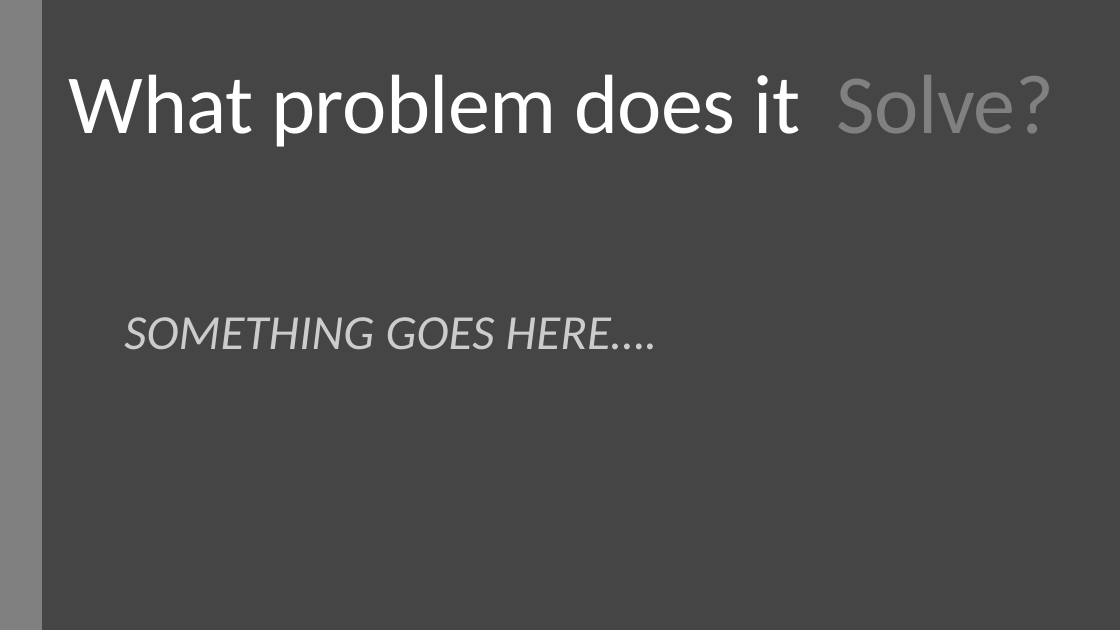
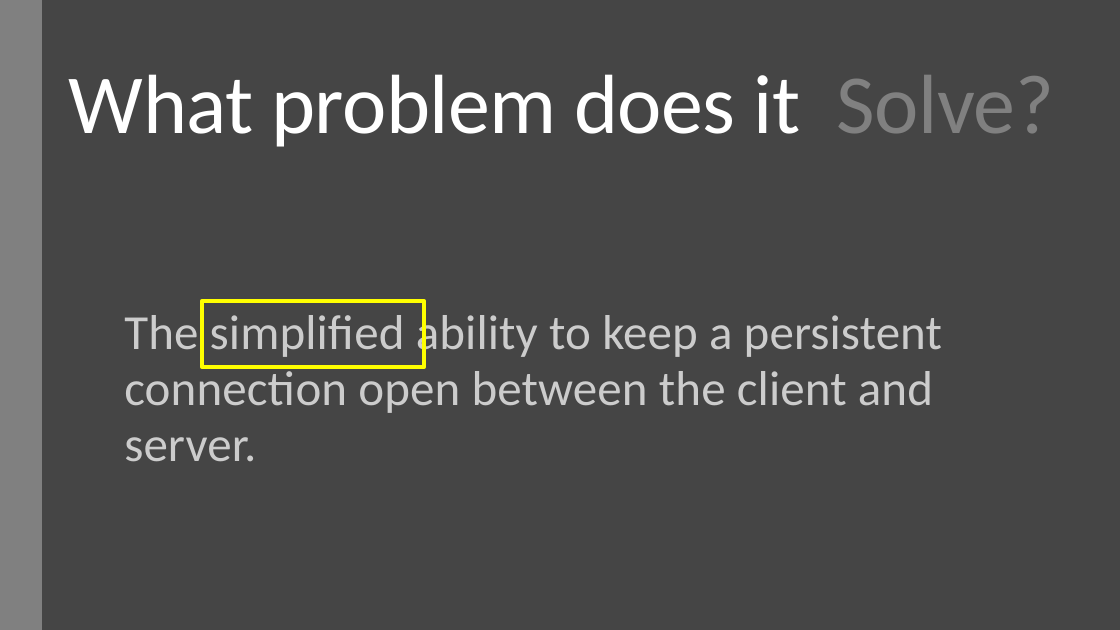
Before and after one commit to derikwhittaker/Demo.SignalR, a slide deck: slide 5 of RoanokeNug/DerikWhittaker_SignalR.pptx (slide 4 before the commit). Drawn at 1120x630 pixels with LibreOffice and Linux fonts; fonts in the diff are those of the drawing. Boxes give left, top, right and bottom in pixels: in the first picture for what was removed or moved away, otherwise in the second. Text is boxed around its words. In the diff, an @@ line names an element or a change of style, - is before the commit and + after.

```diff
--- a/RoanokeNug/DerikWhittaker_SignalR.pptx
+++ b/RoanokeNug/DerikWhittaker_SignalR.pptx
@@ text at (124, 309, 942, 462): text changed; italic off @@
-SOMETHING GOES HERE….
+The simplified ability to keep a persistent connection open between the client and server.
@@ rectangle added at (202, 301, 424, 367), outline #FFFF00 3.5 pt @@
```
Also in this commit, not shown: 6 other slides changed, 20 slides added, 4 slides removed, 6 other files.
